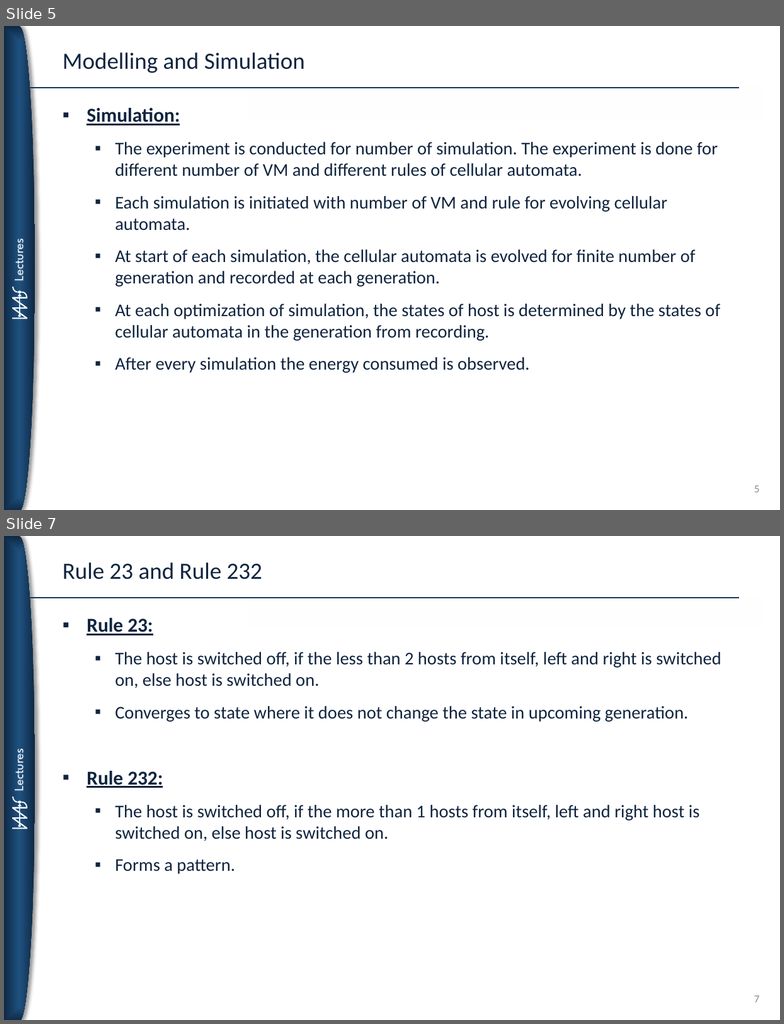
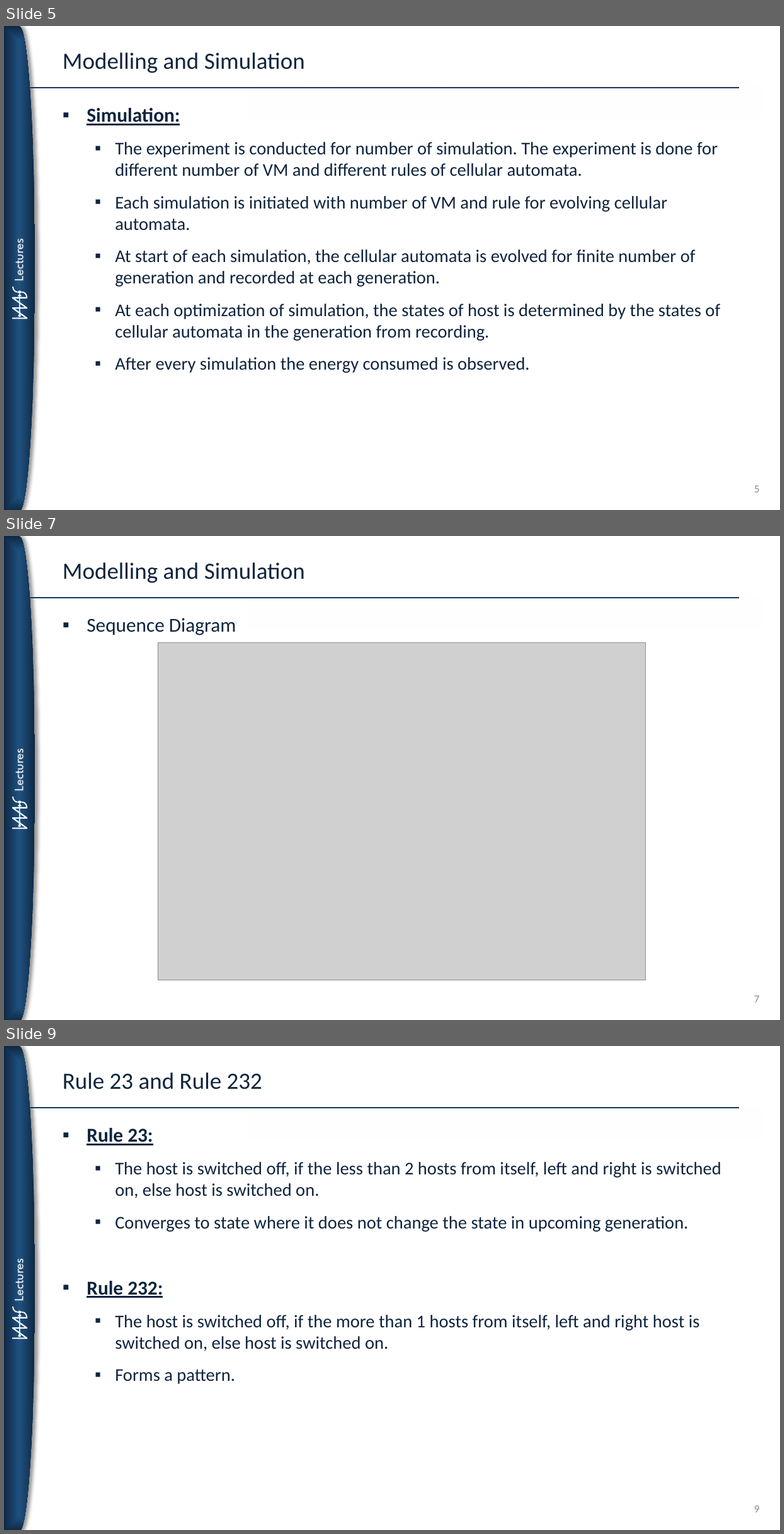
Before and after one commit to koushik1703/cloudsim, a slide deck: Cellular Automata for Cloud Resource Allocation.pptx. Shown one above the other, each under a label of ours: slides 5 and 7 before the commit, slides 5, 7 and 9 after it; the slides between them are not shown. The pictures are 784x1024 and 784x1534 pixels, drawn with LibreOffice and Linux fonts; fonts in the diff are those of the drawing; grey boxes stand for pictures. Boxes give left, top, right and bottom in pixels: in the first picture for what was removed or moved away, otherwise in the second. Text is boxed around its words. In the diff, an @@ line names an element or a change of style, - is before the commit and + after.

```diff
--- a/Cellular Automata for Cloud Resource Allocation.pptx
+++ b/Cellular Automata for Cloud Resource Allocation.pptx
@@ slide 7 added at (4,536,780,1020), background #FFFFFF; not listed: 16 template elements that a slide beside it also shows @@
@@ title added at (63,562,305,583), 26 pt, text #0F243E @@
+Modelling and Simulation
@@ text added at (87,618,236,636), 22 pt, text #0F243E @@
+▪ Sequence Diagram
@@ picture added at (158,642,646,981) @@
@@ page number added at (754,996,760,1003), 12 pt, text #8C8C8C @@
+7
@@ what was slide 7 is now slide 9 @@
@@ page number at (754,1506,760,1513): text changed @@
-7
+9
```
Also in this commit, not shown: 1 other slide added.
